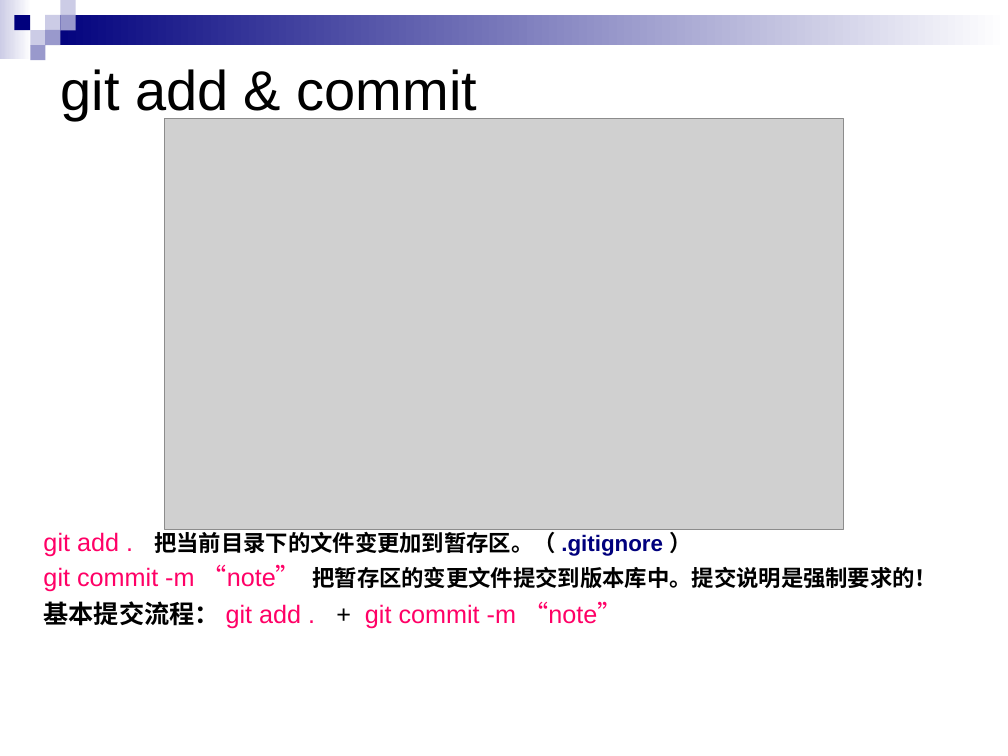
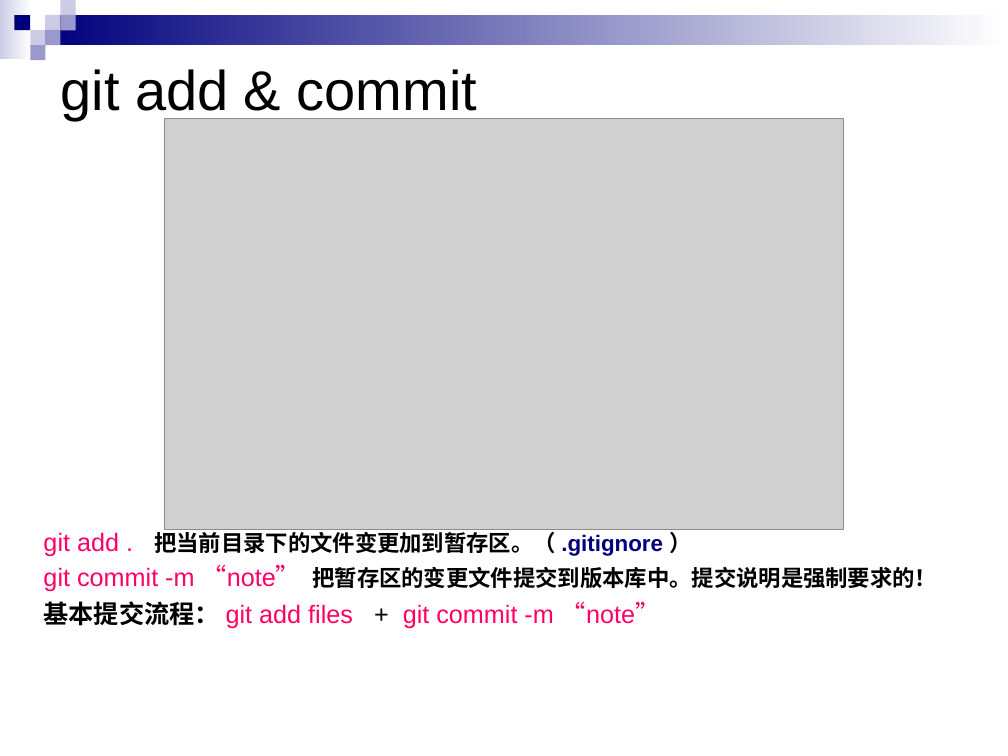
Before and after one commit to brucemj/git-doc, a slide deck: slide 17 of 课件/课件2/第二章 Git应用场景分析.ppt. Drawn at 1008x756 pixels with LibreOffice and Linux fonts; fonts in the diff are those of the drawing; grey boxes stand for pictures. Boxes give left, top, right and bottom in pixels: in the first picture for what was removed or moved away, otherwise in the second. Text is boxed around its words. In the diff, an @@ line names an element or a change of style, - is before the commit and + after.

```diff
--- a/课件/课件2/第二章 Git应用场景分析.ppt
+++ b/课件/课件2/第二章 Git应用场景分析.ppt
@@ text at <box>43,601,660,629</box>: text changed @@
-基本提交流程： git add . + git commit -m “note”
+基本提交流程： git add files + git commit -m “note”
```
Also in this commit, not shown: 1 other slide changed, 1 slide removed, 8 other files.
